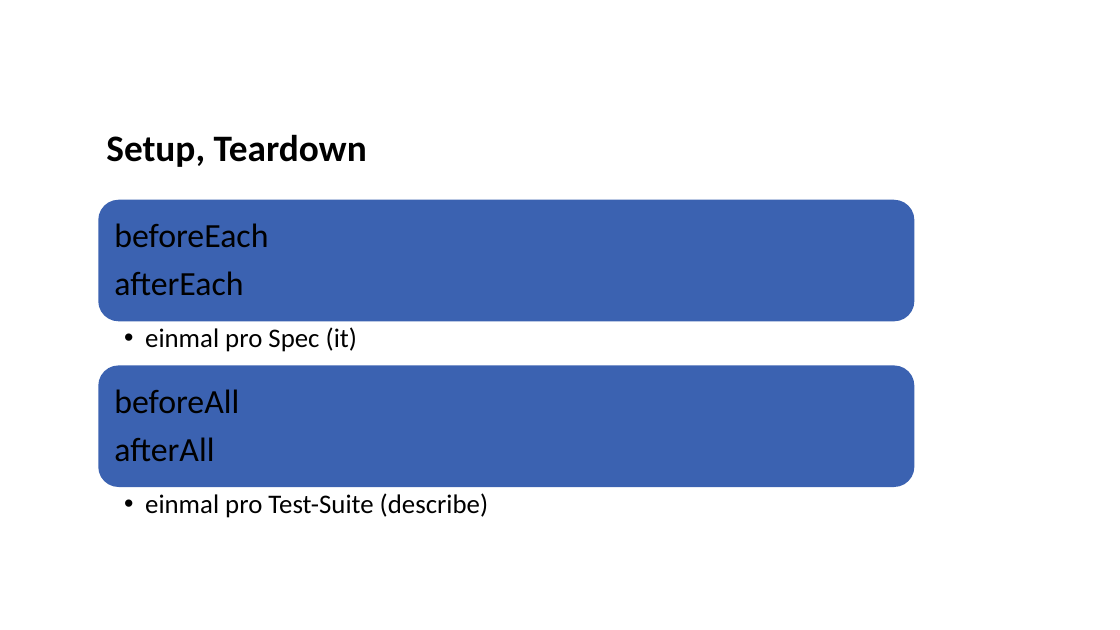
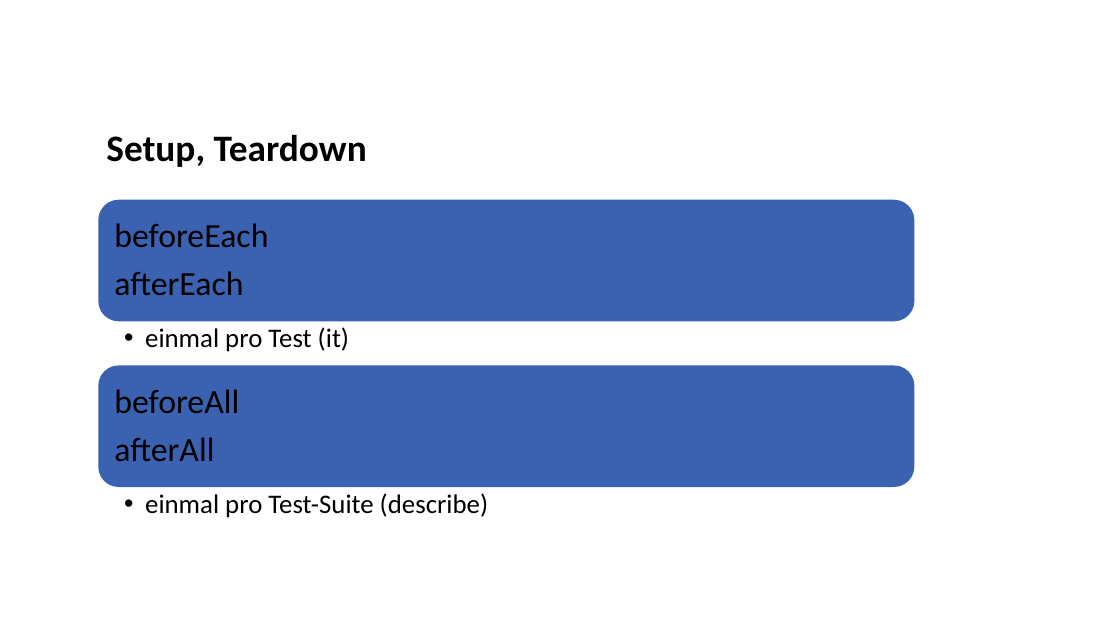
Before and after one commit to goetzingert/angular, a slide deck: slide 12 of Testing_angular21.pptx (slide 11 before the commit). Drawn at 1120x630 pixels with LibreOffice and Linux fonts; fonts in the diff are those of the drawing. Boxes give left, top, right and bottom in pixels: in the first picture for what was removed or moved away, otherwise in the second. Text is boxed around its words. In the diff, an @@ line names an element or a change of style, - is before the commit and + after.

```diff
--- a/Testing_angular21.pptx
+++ b/Testing_angular21.pptx
@@ text at (145,327,349,352): text changed @@
-  • einmal pro Spec (it)
+  • einmal pro Test (it)
```
Also in this commit, not shown: 12 other slides changed, 1 slide added, 4 other files.
